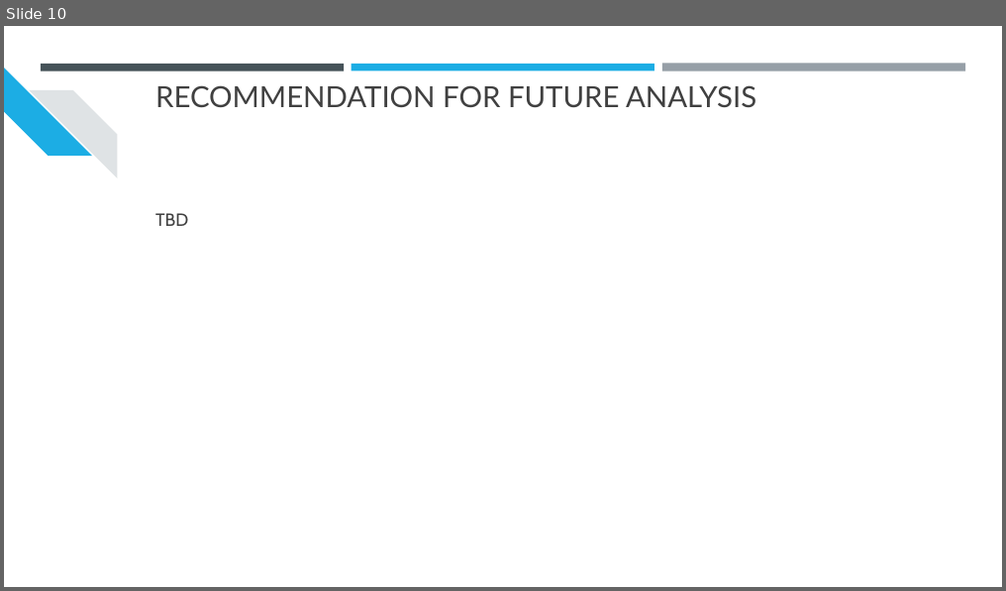
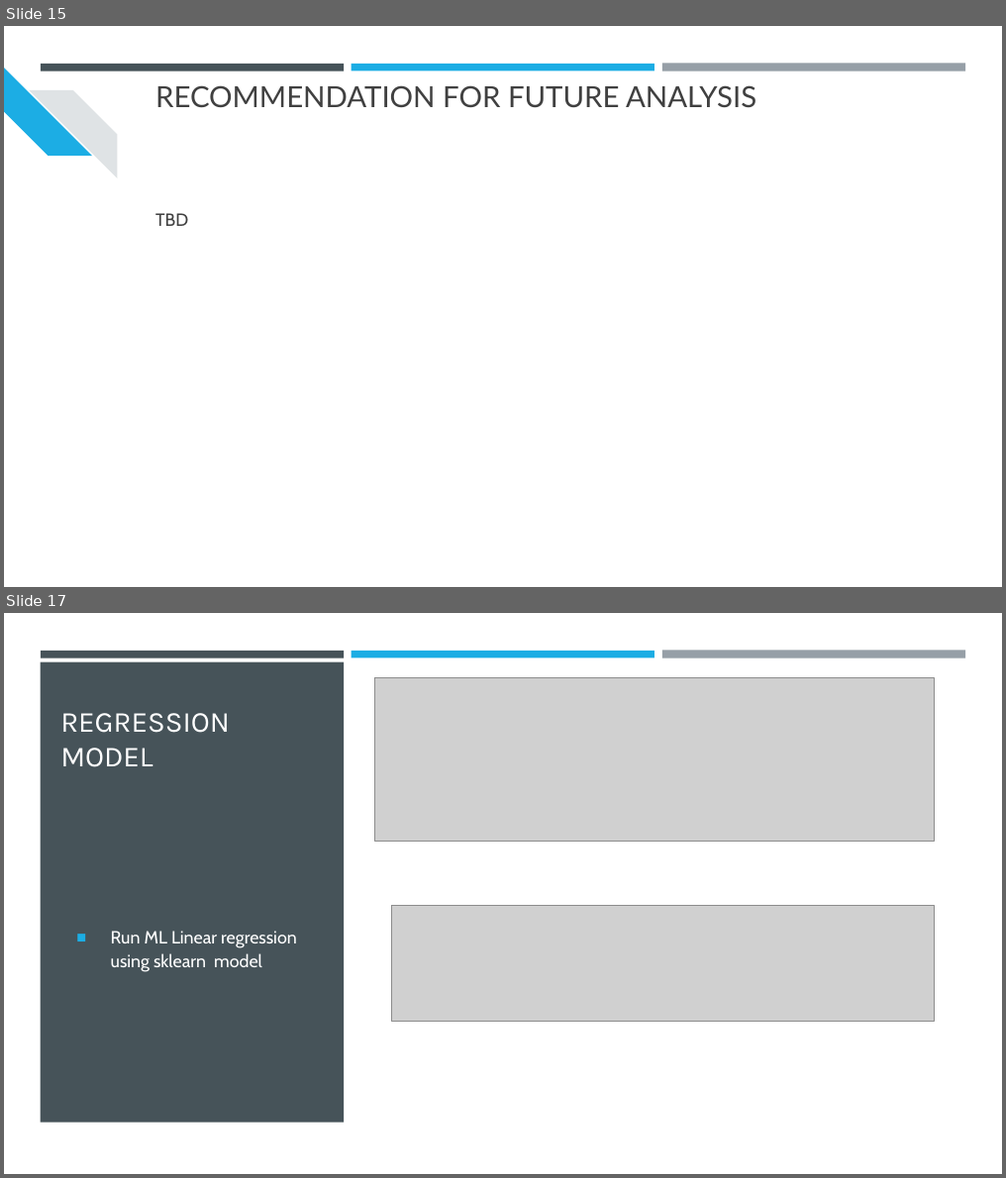
Before and after one commit to srthirum1/Final_Group_Project, a slide deck: CA Housing Prices Analysis.pptx. Shown one above the other, each under a label of ours: slide 10 before the commit, slides 15 and 17 after it; the slides between them are not shown. The pictures are 1006x591 and 1006x1178 pixels, drawn with LibreOffice and Linux fonts; fonts in the diff are those of the drawing; grey boxes stand for pictures. Boxes give left, top, right and bottom in pixels: in the first picture for what was removed or moved away, otherwise in the second. Text is boxed around its words. In the diff, an @@ line names an element or a change of style, - is before the commit and + after.

```diff
--- a/CA Housing Prices Analysis.pptx
+++ b/CA Housing Prices Analysis.pptx
@@ slide 17 added at [4,613,1002,1174], background #000000; not listed: 1 template element that a slide beside it also shows @@
@@ rectangle added at [4,613,1002,1174], fill #FFFFFF @@
@@ rectangle added at [40,663,344,1123], fill #465359 @@
@@ rectangle added at [41,651,344,658], fill #465359 @@
@@ rectangle added at [351,651,654,658], fill #1CADE4 @@
@@ rectangle added at [662,651,965,659], fill #969FA7 @@
@@ picture added at [374,677,934,842] @@
@@ title added at [60,713,230,767], 28 pt, text #FFFFFF @@
+REGRESSION MODEL
@@ picture added at [392,906,935,1022] @@
@@ text added at [111,931,297,972], 17 pt, text #FFFFFF @@
+■ Run ML Linear regression using sklearn model
@@ what was slide 10 is now slide 15 @@
```
Also in this commit, not shown: 1 slide changed, 6 other slides added.
